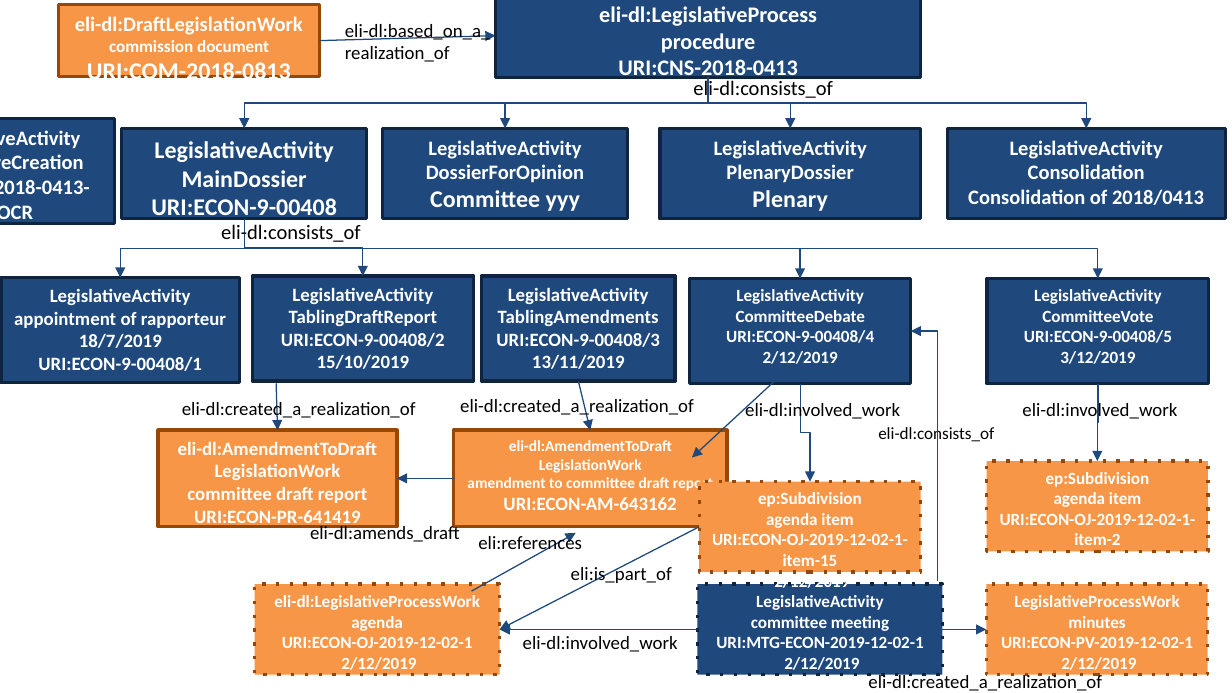
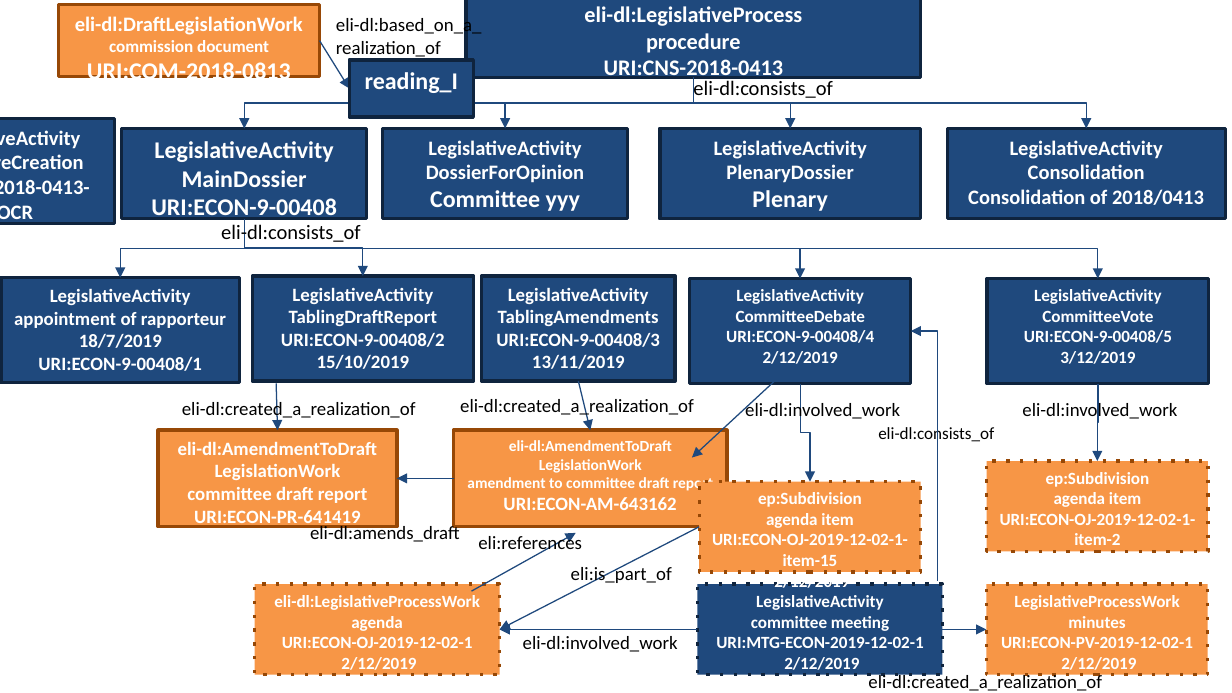
Before and after one commit to sparna-git/ep-graph-poc, a slide deck: slide 17 of 06-Dataset6_eli-dl-ap-ep/02-Specifications/eli-dl-ap-ep/eli-dl-ap-ep-diagrams-spreadsheet/eli-dl-ap-ep-diagrams.pptx (slide 4 before the commit). Drawn at 1232x693 pixels with LibreOffice and Linux fonts; fonts in the diff are those of the drawing. Boxes give left, top, right and bottom in pixels: in the first picture for what was removed or moved away, otherwise in the second. Text is boxed around its words. In the diff, an @@ line names an element or a change of style, - is before the commit and + after.

```diff
--- a/06-Dataset6_eli-dl-ap-ep/02-Specifications/eli-dl-ap-ep/eli-dl-ap-ep-diagrams-spreadsheet/eli-dl-ap-ep-diagrams.pptx
+++ b/06-Dataset6_eli-dl-ap-ep/02-Specifications/eli-dl-ap-ep/eli-dl-ap-ep-diagrams-spreadsheet/eli-dl-ap-ep-diagrams.pptx
@@ text "eli-dl:based_on_a_" rewrapped from box(345, 24, 491, 62) to box(336, 16, 482, 60) @@
@@ rectangle "eli-dl:LegislativeProcess": place and size @@
-rectangle "eli-dl:LegislativeProcess" at box(495, 0, 920, 78)
+rectangle "eli-dl:LegislativeProcess" at box(466, 0, 920, 78)
@@ arrow removed from (319, 41) to (495, 36) @@
@@ arrow added from (319, 41) to (350, 89), #1F497D 0.75 pt @@
@@ elbow arrow moved from (244, 128) - (708, 78) to (244, 128) - (694, 78) @@
@@ rectangle added at box(350, 60, 474, 117), fill #1F497D, outline #0F243E 2 pt, 14 pt, text #FFFFFF, bold @@
+reading_I
@@ elbow arrow moved from (505, 128) - (708, 78) to (505, 128) - (694, 78) @@
@@ elbow arrow moved from (1087, 128) - (708, 78) to (1087, 128) - (694, 78) @@
@@ elbow arrow moved from (790, 128) - (708, 78) to (790, 128) - (694, 78) @@
```
Also in this commit, not shown: 3 other slides changed, 7 slides added, 1 slide removed, 15 other files.
